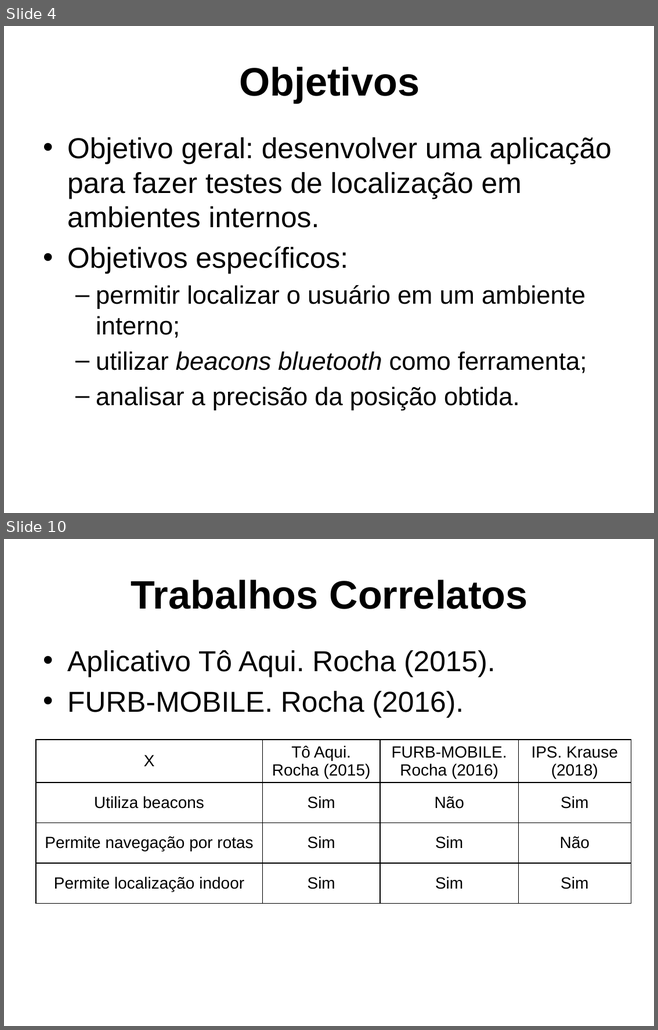
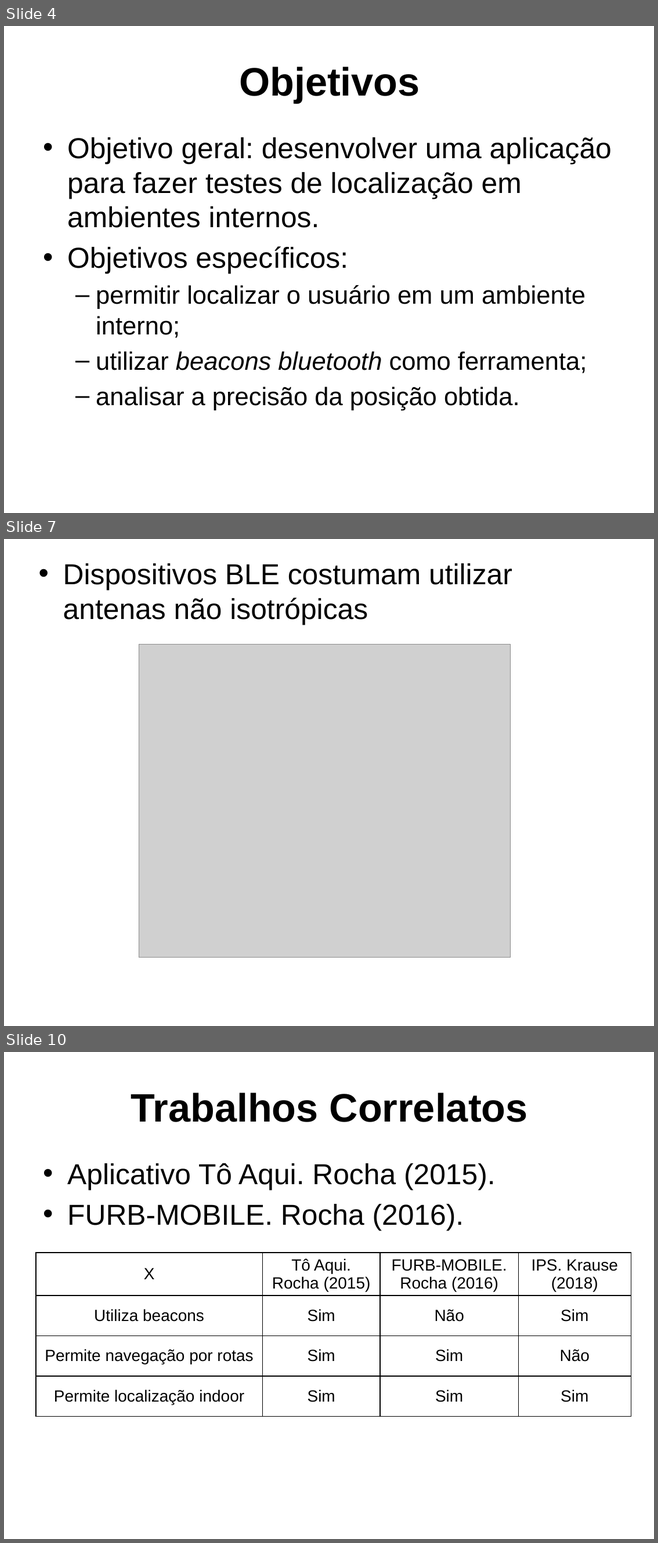
Before and after one commit to dalton-reis/tcc_bcc_2018_2_drkrause_DjonathanRafaelKrause, a slide deck: Textos/ApresentacaoTCC-DjonathanKrause.pptx. Shown one above the other, each under a label of ours: slides 4 and 10 before the commit, slides 4, 7 and 10 after it; the slides between them are not shown. The pictures are 658x1030 and 658x1543 pixels, drawn with LibreOffice and Linux fonts; fonts in the diff are those of the drawing; grey boxes stand for pictures; background and template pictures are left out. Boxes give left, top, right and bottom in pixels: in the first picture for what was removed or moved away, otherwise in the second. Text is boxed around its words. In the diff, an @@ line names an element or a change of style, - is before the commit and + after.

```diff
--- a/Textos/ApresentacaoTCC-DjonathanKrause.pptx
+++ b/Textos/ApresentacaoTCC-DjonathanKrause.pptx
@@ slide 7 added at (4, 539, 654, 1026), background picture (left out) @@
@@ text added at (63, 563, 512, 625), 32 pt, text #000000 @@
+• Dispositivos BLE costumam utilizar antenas não isotrópicas
@@ picture added at (139, 644, 510, 957) @@
```
Also in this commit, not shown: 5 slides changed, 12 other slides added, 4 slides removed, 1 other file.
